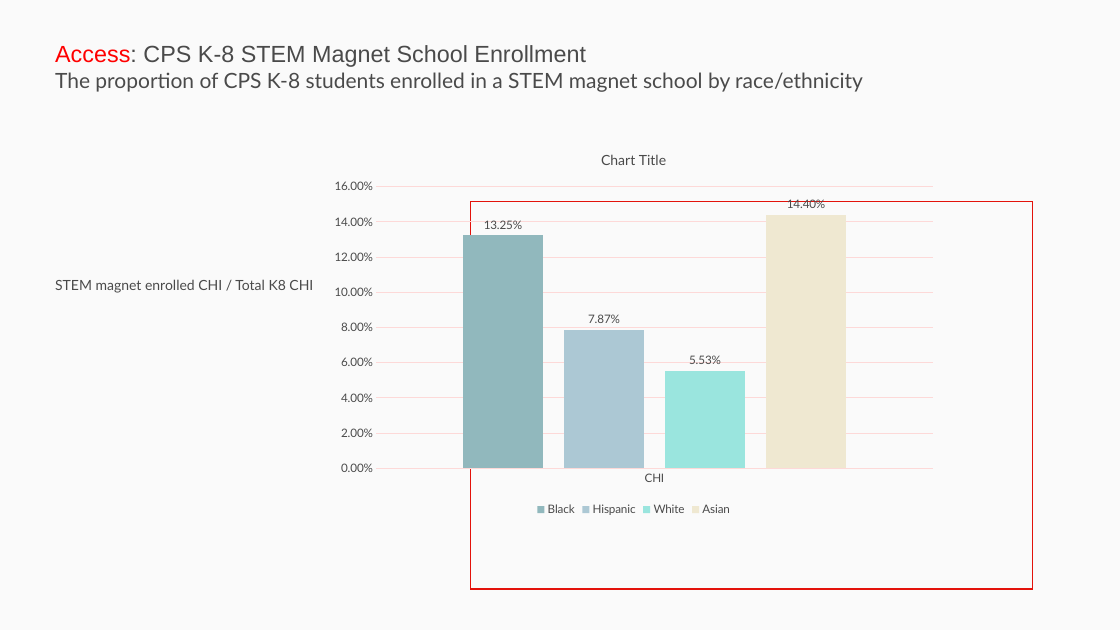
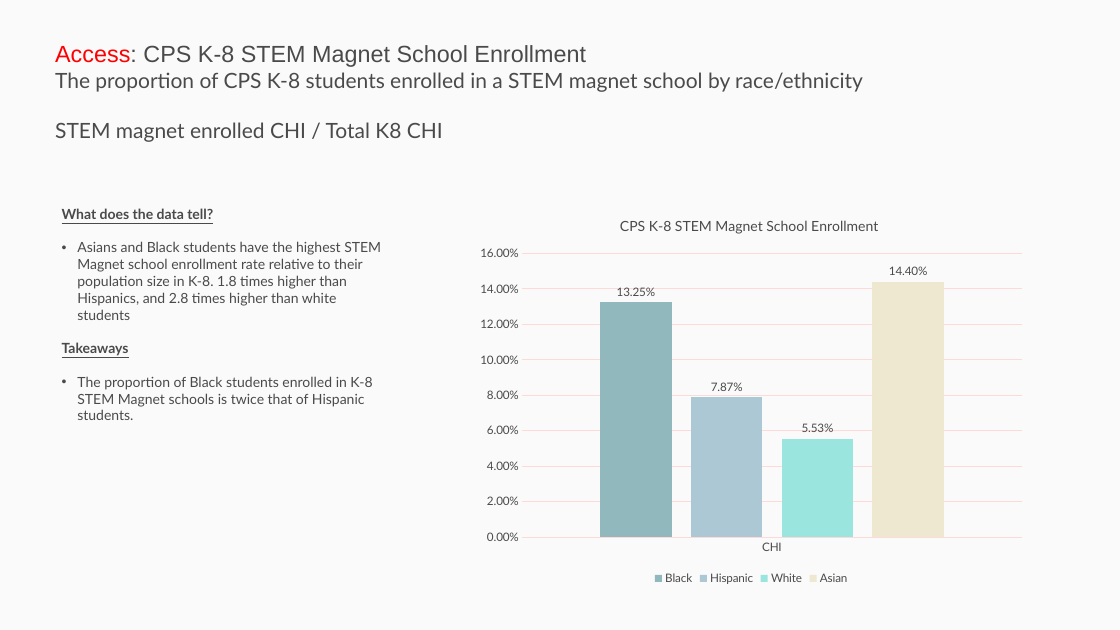
Before and after one commit to p33chicago/P33-DEI-dashboard-project, a slide deck: slide 9 of Deep diving plots.pptx. Drawn at 1120x630 pixels with LibreOffice and Linux fonts; fonts in the diff are those of the drawing. Boxes give left, top, right and bottom in pixels: in the first picture for what was removed or moved away, otherwise in the second. Text is boxed around its words. In the diff, an @@ line names an element or a change of style, - is before the commit and + after.

```diff
--- a/Deep diving plots.pptx
+++ b/Deep diving plots.pptx
@@ rectangle removed at <box>0,0,1120,630</box> @@
@@ text at <box>55,122,443,142</box>: paragraph added @@
+STEM magnet enrolled CHI / Total K8 CHI
@@ text added at <box>62,208,381,407</box>, 12 pt, text #4A4A4A @@
+What does the data tell?
+• Asians and Black students have the highest STEM Magnet school enrollment rate relative to their population size in K-8. 1.8 times higher than Hispanics, and 2.8 times higher than white students
+Takeaways
+• The proportion of Black students enrolled in K-8 STEM Magnet schools is twice that of Hispanic students.
@@ column chart at <box>469,202,1033,589</box> @@
@@ title "CPS K-8 STEM Magnet School Enrollment  " added @@
@@ column chart: place and size @@
-column chart at <box>322,134,945,520</box>
+column chart at <box>469,202,1033,589</box>
@@ rectangle removed at <box>471,202,1032,590</box> @@
@@ text removed at <box>55,279,313,293</box> @@
-STEM magnet enrolled CHI / Total K8 CHI
```
Also in this commit, not shown: 10 other slides changed, 1 other file.
